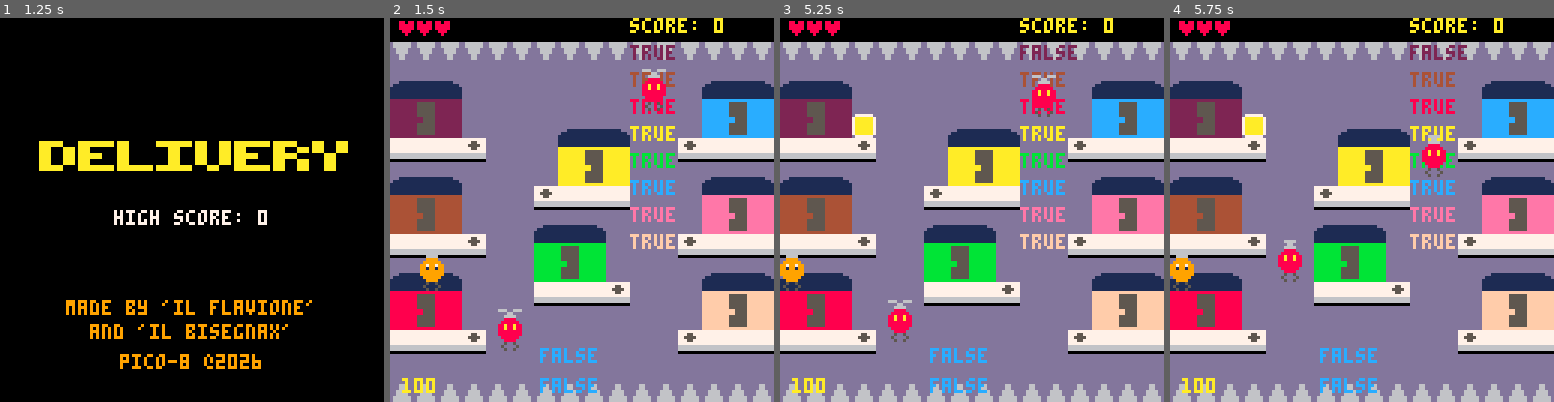
Above: before the commit, frames 1-4 (left to right).
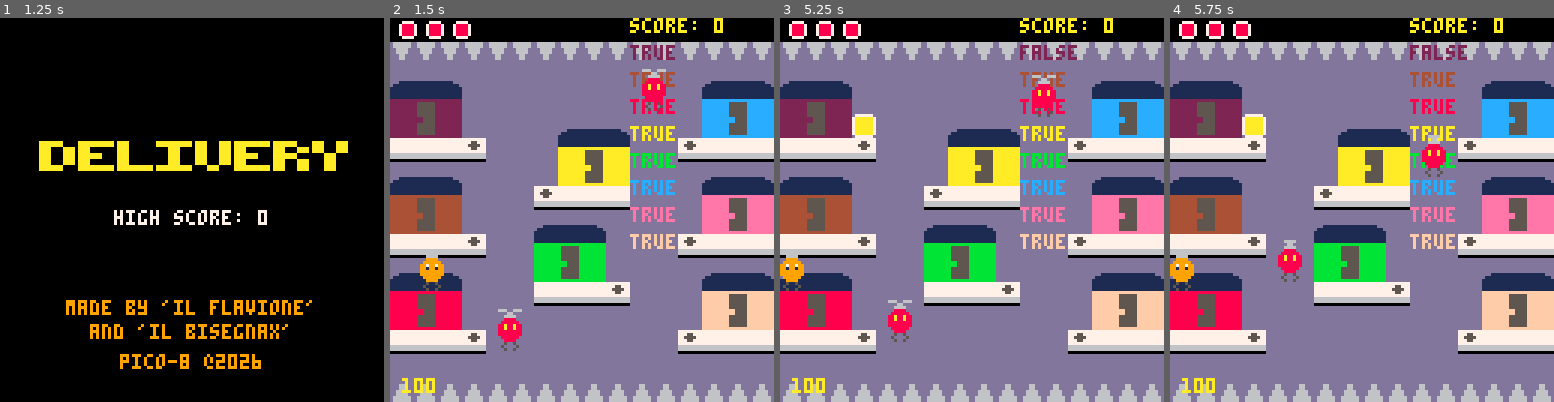
Above: after the commit, the same moments.

Repository: FlavioIero/Delivery
Game: PICO-8 cartridge atari.p8
Two runs of this game, one before a commit and one after it. Both use one fixed random seed, a clock stepped at 60 frames per second and the inputs below.
Inputs:
- Up to frame 1 (1.25 s): tap X (X key) at 0.33, 1.07 s; tap O (Z key) at 0.7 s
- Up to frame 2 (1.5 s): no input
- Up to frame 3 (5.25 s): hold Right 1.6-2.1 s; tap O (Z key) every 0.4 s from 1.7 to 4.9 s; tap X (X key) every 1.12 s from 1.85 to 5.2 s; hold Up 2.15-2.42 s; hold Right 2.47-3.03 s; hold Left 3.08-3.58 s; hold Down 3.63-3.97 s; hold Right 4.02-4.68 s; hold Up 4.73-5.03 s; hold Left from 5.08 s (still down)
- Up to frame 4 (5.75 s): tap O (Z key) at 5.3, 5.7 s; release Left at 5.68 s; hold Down from 5.73 s (still down)

Frame 1 is identical in both runs. In frame 2, 1.2% of the frame differs, in the area x 2-54%, y 0-98%; in frame 3, 1.2%; in frame 4, 1.2%.

Commit message:
hooked box drawn last

Diff:
--- a/atari.p8
+++ b/atari.p8
@@ -137,11 +137,7 @@
 	map(0,0,0,0,16,16)
 	--if game_start_frm < game_start then
 		--return end
-	print("score: "..gm.score,80,0,10)
-	for k,v in pairs(gm.boxes) do
-		if not v.destroy then
-			spr(v.sprt,v.pos.x,v.pos.y) end
-	end
+	gm:draw()
 	for i=1,#gm.houses do
 		print(gm.houses[i].is_free,80,9*i,colors[i])
 	end
@@ -149,12 +145,8 @@
 		v:draw()
 	end
 	p:draw()
-	print(p_hit_spikes,50,110,12)
-	print(p_hit_enemy,50,120,12)
 	print(curr_timer,4,120,10)
-	for i=0,gm.hp-1 do
-		print("♥",2+i*6,1,8)
-	end
+
 end
 
 function draw_menu()
@@ -856,6 +848,23 @@
 	if frm >= 30 then
 		self:decrease_curr_timer(1)
 		frm = 0
+	end
+end
+
+function game_mng:draw()
+	print("score: "..gm.score,80,0,10)
+	local b
+	for k,v in pairs(gm.boxes) do
+		if not v.destroy then
+			spr(v.sprt,v.pos.x,v.pos.y) end
+			if v.hooked then
+				b = v end
+	end
+	if b then
+		spr(b.sprt,b.pos.x,b.pos.y) end
+
+	for i=0,gm.hp-1 do
+		spr(60,2+i*9,0)
 	end
 end
 
@@ -982,12 +991,12 @@
 222222222555555225555552aaaaaaaaa555555aa555555accccccccc555555cc555555c7222222774444447788888877aaaaaa77bbbbbb77cccccc77eeeeee7
 222222222222222225555552aaaaaaaaaaaaaaaaa555555accccccccccccccccc555555c07777770077777700777777007777770077777700777777007777770
 0777777007777770222222224444444488888888aaaaaaaabbbbbbbbcccccccceeeeeeeeffffffff111111110005500000000000000000000000000000000000
-7ffffff777777777222222224444444488888888aaaaaaaabbbbbbbbcccccccceeeeeeeeffffffff111111110050050000000000000000000000000000000000
-7ffffff777777777222222224444444488888888aaaaaaaabbbbbbbbcccccccceeeeeeeeffffffff111111110005500000000000000000000000000000000000
-7ffffff777777777222222224444444488888888aaaaaaaabbbbbbbbcccccccceeeeeeeeffffffff111111110000000000000000000000000000000000000000
-7ffffff777777777222222224444444488888888aaaaaaaabbbbbbbbcccccccceeeeeeeeffffffff111111110000000000000000000000000000000000000000
-7ffffff777777777222222224444444488888888aaaaaaaabbbbbbbbcccccccceeeeeeeeffffffff111111110000000000000000000000000000000000000000
-7ffffff777777777222222224444444488888888aaaaaaaabbbbbbbbcccccccceeeeeeeeffffffff111111110000000000000000000000000000000000000000
+7ffffff777777777222222224444444488888888aaaaaaaabbbbbbbbcccccccceeeeeeeeffffffff111111110050050000777700000000000000000000000000
+7ffffff777777777222222224444444488888888aaaaaaaabbbbbbbbcccccccceeeeeeeeffffffff111111110005500007888870000000000000000000000000
+7ffffff777777777222222224444444488888888aaaaaaaabbbbbbbbcccccccceeeeeeeeffffffff111111110000000007888870000000000000000000000000
+7ffffff777777777222222224444444488888888aaaaaaaabbbbbbbbcccccccceeeeeeeeffffffff111111110000000007888870000000000000000000000000
+7ffffff777777777222222224444444488888888aaaaaaaabbbbbbbbcccccccceeeeeeeeffffffff111111110000000007888870000000000000000000000000
+7ffffff777777777222222224444444488888888aaaaaaaabbbbbbbbcccccccceeeeeeeeffffffff111111110000000000777700000000000000000000000000
 0777777007777770222222224444444488888888aaaaaaaabbbbbbbbcccccccceeeeeeeeffffffff111111110000000000000000000000000000000000000000
 00000000000000000000000000000000000000000000000000000000000000000000000000000000000000000000000000000000000000000000000000000000
 00000000011111111111111111111111111111111111111111111111111111111111111111111111111111111111111111111111111111111111111000000000
